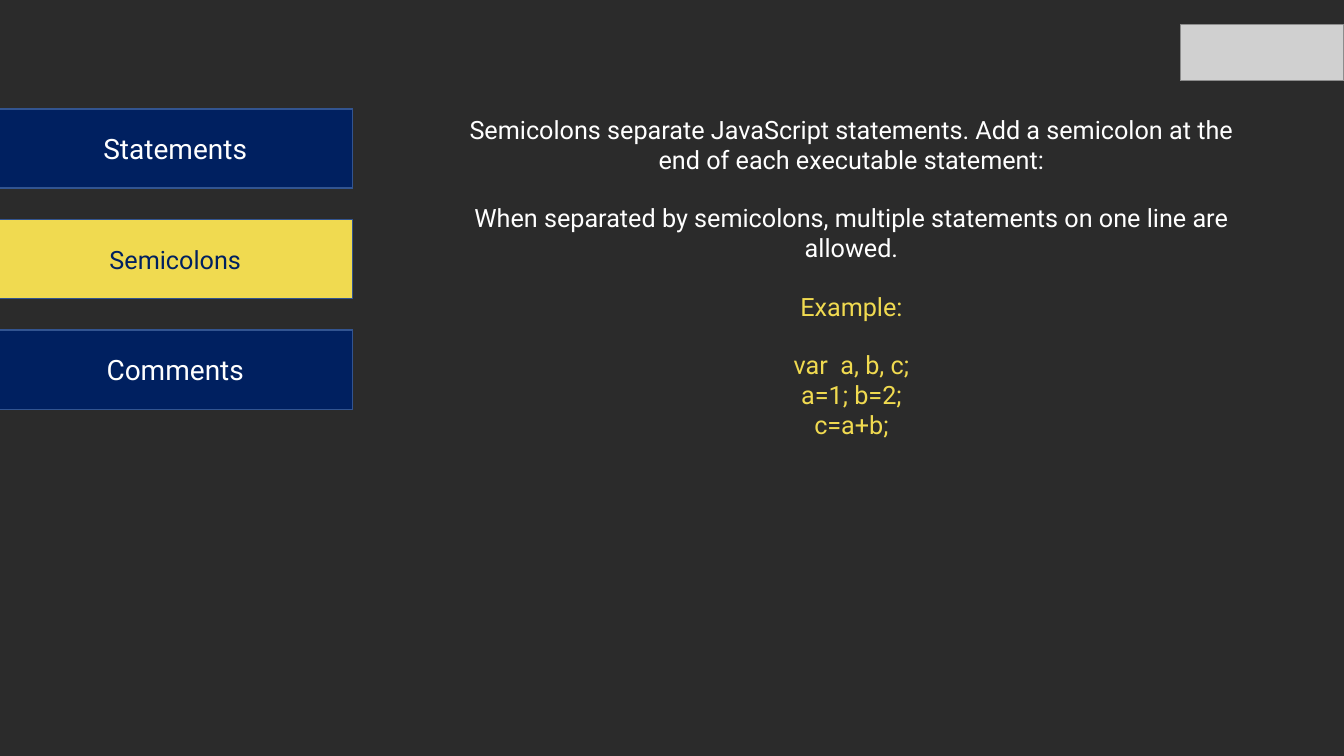
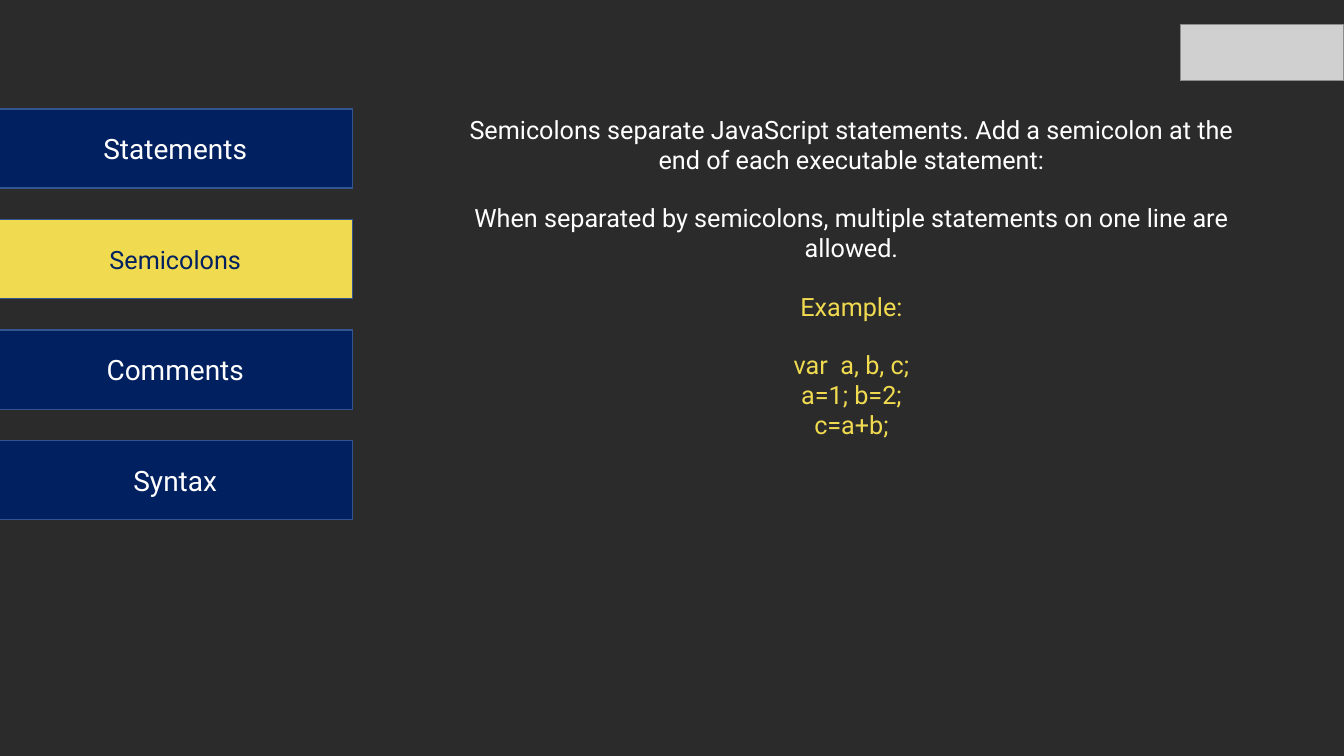
Before and after one commit to matharbeevi/codeTaleem, a slide deck: slide 14 of JavaScript/Document/JS-Presentation.pptx. Drawn at 1344x756 pixels with LibreOffice and Linux fonts; fonts in the diff are those of the drawing; grey boxes stand for pictures; background and template pictures are left out; a plain dark background stands for a picture behind light text. Boxes give left, top, right and bottom in pixels: in the first picture for what was removed or moved away, otherwise in the second. Text is boxed around its words. In the diff, an @@ line names an element or a change of style, - is before the commit and + after.

```diff
--- a/JavaScript/Document/JS-Presentation.pptx
+++ b/JavaScript/Document/JS-Presentation.pptx
@@ rectangle added at (0, 441, 352, 520), fill #002060, outline #325491 1 pt, 20 pt, text #FFFFFF @@
+Syntax
```
Also in this commit, not shown: 4 other slides changed, 3 slides added, 1 slide removed, 24 other files.
